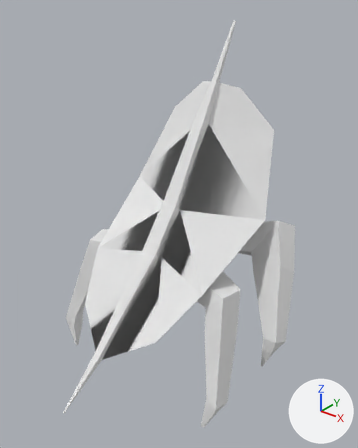
Renders of the OBJ model projects/Resonance v2/res/animations/walking/Walking-20.obj from each side of a commit.
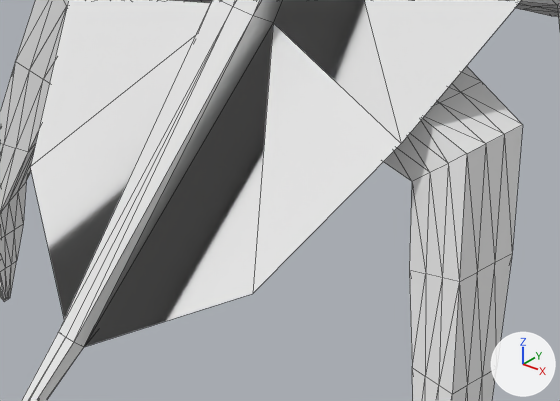
Old and new are each drawn whole from a 50 mm camera at (1.422, -1.7, 1.91) aimed at (0.072, -0.013, 0.865) and again close up on the part from 21% to 70% of the width and 56% to 84% of the height. Every picture has the same lights, and +X, +Y and +Z are marked at lower right. The close-ups show mesh edges as thin lines. Where no turn or scale is listed for an object, it has been applied to the vertices.
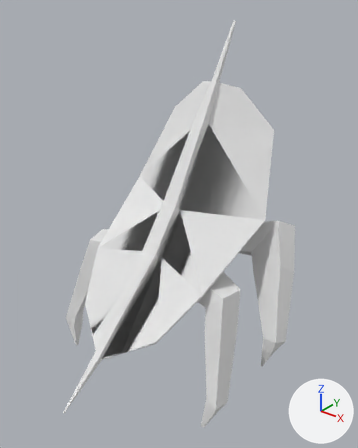
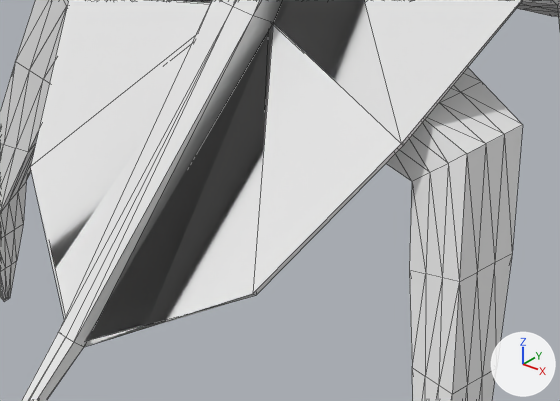
Where the change shows, as pixel boxes (x1, y1, x2, y2) in the close-ups (560 x 401 px):
part 1 of me_cube, added
    after: (31, 0, 523, 347)

What the commit changed:
me_cube is used by ob_cube; location (0.0, 0.0, 0.0).
me_cube had 580 vertices, 1150 faces and spanned x -0.64..0.64, y -0.74..0.62, z 0.0..1.75.
me_cube now has 1160 vertices, 2336 faces and spans x -0.64..0.64, y -0.74..0.62, z 0.0..1.75.
me_cube part 1: 580 vertices added at x -0.63..0.63, y -0.74..0.61, z 0.01..1.75.
